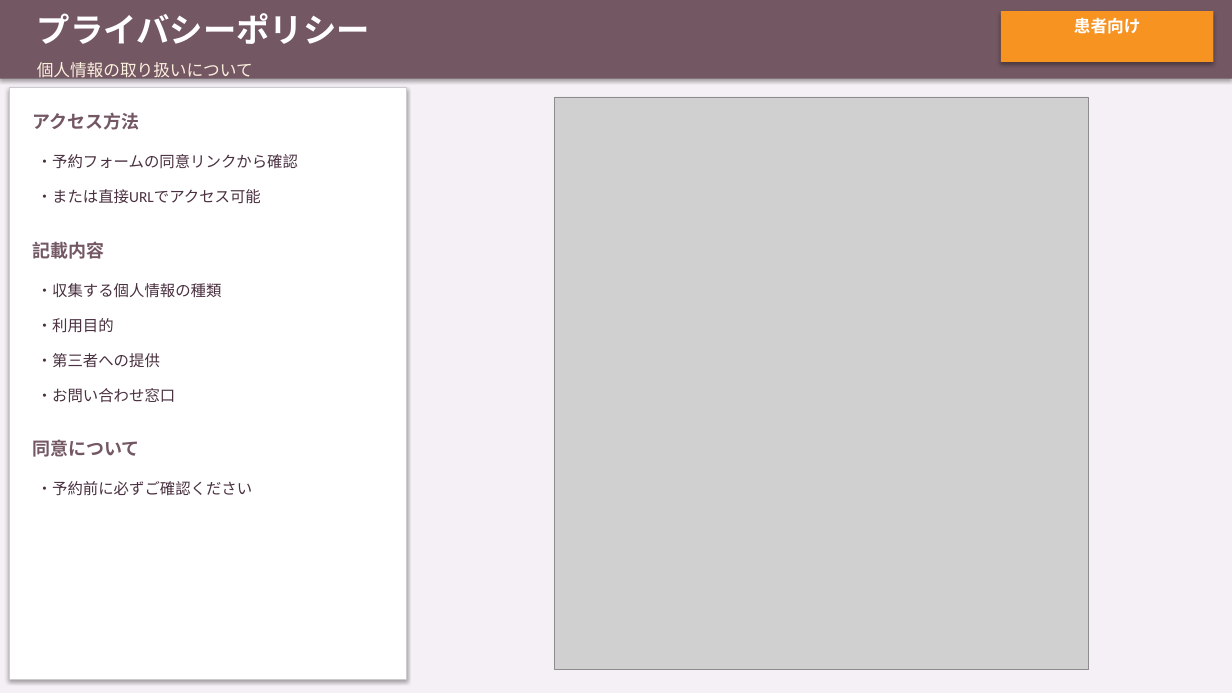
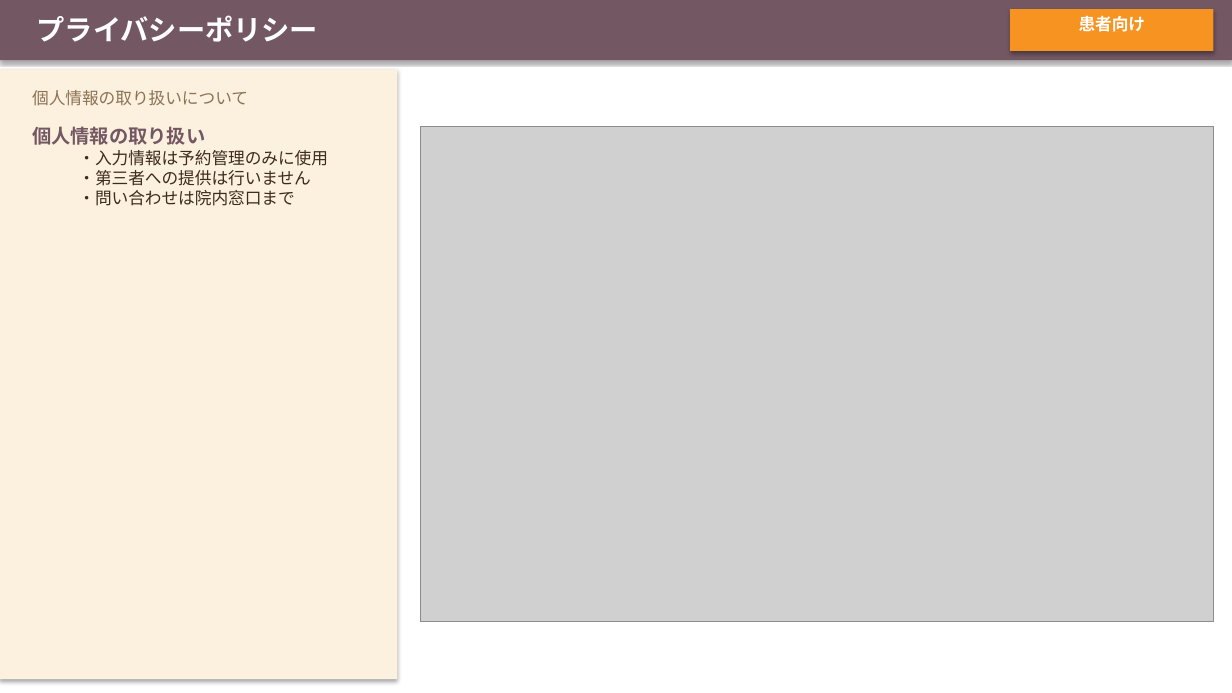
Before and after one commit to Kojinius/fukumoto-reservation, a slide deck: slide 9 of documents/manuals/OnlineAppointSystem_ユーザーマニュアル.pptx. Drawn at 1232x693 pixels with LibreOffice and Linux fonts; fonts in the diff are those of the drawing; grey boxes stand for pictures. Boxes give left, top, right and bottom in pixels: in the first picture for what was removed or moved away, otherwise in the second. Text is boxed around its words. In the diff, an @@ line names an element or a change of style, - is before the commit and + after.

```diff
--- a/documents/manuals/OnlineAppointSystem_ユーザーマニュアル.pptx
+++ b/documents/manuals/OnlineAppointSystem_ユーザーマニュアル.pptx
@@ rectangle: place and size @@
-rectangle at box(0, 0, 1232, 79)
+rectangle at box(0, 0, 1232, 60)
@@ rectangle at box(0, 0, 1232, 693): fill #F5F0F5 to #FFFFFF @@
@@ text "プライバシーポリシー" at box(37, 15, 318, 42): size 26 to 22 pt, font Calibri to Noto Sans CJK JP @@
@@ text "患者向け" at box(1079, 15, 1146, 32): font Calibri to Noto Sans CJK JP @@
@@ rectangle: place and size @@
-rectangle at box(1001, 11, 1214, 62)
+rectangle at box(1010, 9, 1214, 51)
@@ rectangle: place and size @@
-rectangle at box(9, 88, 407, 679)
+rectangle at box(0, 69, 397, 679)
@@ rectangle at box(0, 69, 397, 679): fill #FFFFFF to #FCF0DE; outline #CCCCCC 0.5 pt to none @@
@@ text "個人情報の取り扱いについて": place and size @@
-text "個人情報の取り扱いについて" at box(37, 62, 253, 81)
+text "個人情報の取り扱いについて" at box(32, 90, 248, 105)
@@ text "個人情報の取り扱いについて" at box(32, 90, 248, 105): font Calibri to Noto Sans CJK JP, text colour #FCF0DE to #8B7355 @@
@@ text removed at box(32, 112, 139, 130) @@
-アクセス方法
@@ text added at box(32, 126, 328, 206), 13 pt, text #3D2B1F @@
+個人情報の取り扱い
+  ・入力情報は予約管理のみに使用
+  ・第三者への提供は行いません
+  ・問い合わせは院内窓口まで
@@ picture: place and size @@
-picture at box(555, 97, 1088, 670)
+picture at box(421, 127, 1214, 622)
@@ text removed at box(37, 154, 298, 169) @@
-・予約フォームの同意リンクから確認
@@ text removed at box(37, 189, 261, 203) @@
-・または直接URLでアクセス可能
@@ text removed at box(32, 242, 104, 259) @@
-記載内容
@@ text removed at box(37, 283, 222, 298) @@
-・収集する個人情報の種類
@@ text removed at box(37, 318, 114, 333) @@
-・利用目的
@@ text removed at box(37, 353, 160, 368) @@
-・第三者への提供
@@ text removed at box(37, 388, 175, 403) @@
-・お問い合わせ窓口
@@ text removed at box(32, 439, 139, 457) @@
-同意について
@@ text removed at box(37, 481, 252, 496) @@
-・予約前に必ずご確認ください
```
Also in this commit, not shown: 6 other slides changed, 15 slides added, 13 slides removed, 33 other files.
